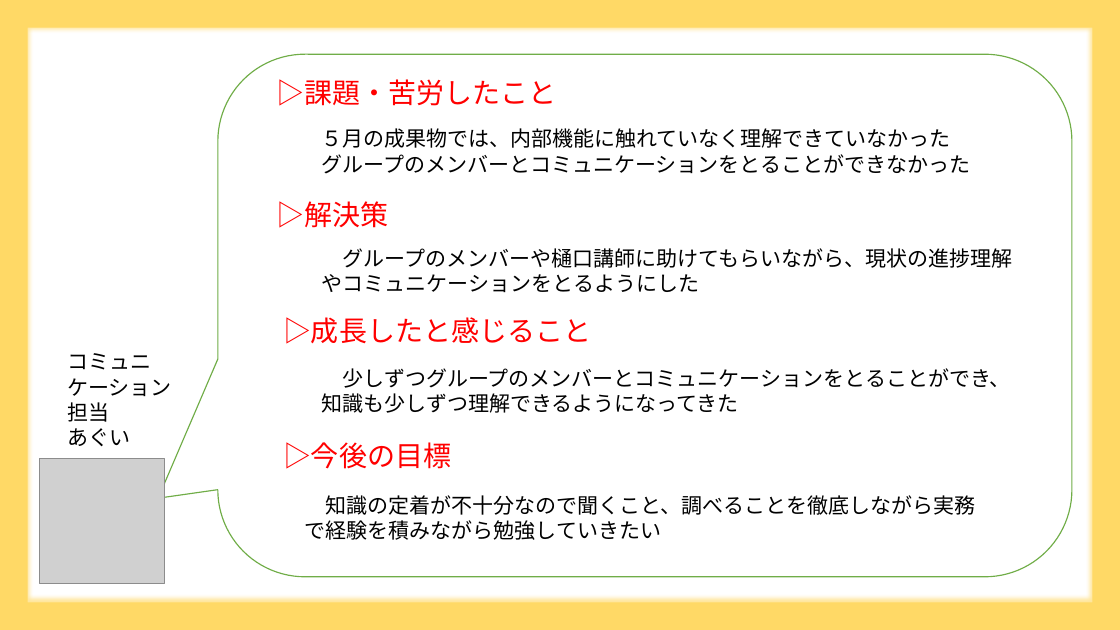
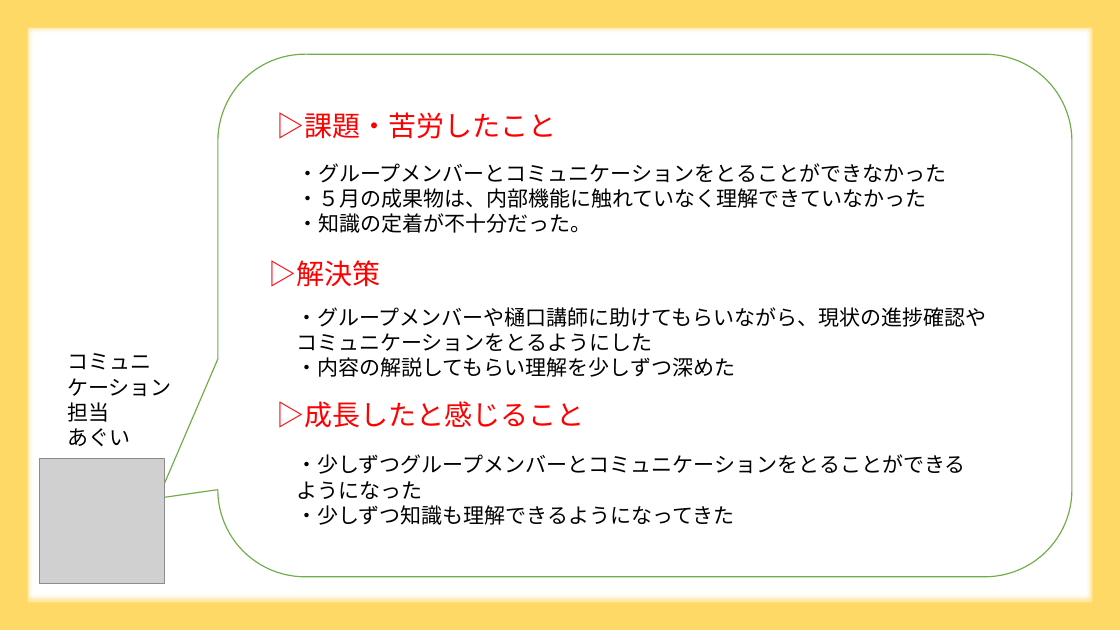
Before and after one commit to DOJO-2021/A-1, a slide deck: slide 15 of document/成果発表_平和島.pptx (slide 16 before the commit). Drawn at 1120x630 pixels with LibreOffice and Linux fonts; fonts in the diff are those of the drawing; grey boxes stand for pictures. Boxes give left, top, right and bottom in pixels: in the first picture for what was removed or moved away, otherwise in the second. Text is boxed around its words. In the diff, an @@ line names an element or a change of style, - is before the commit and + after.

```diff
--- a/document/成果発表_平和島.pptx
+++ b/document/成果発表_平和島.pptx
@@ text "▷課題・苦労したこと": place and size @@
-text "▷課題・苦労したこと" at <box>277,79,557,106</box>
+text "▷課題・苦労したこと" at <box>277,112,557,139</box>
@@ text at <box>297,163,946,233</box>: text changed @@
-５月の成果物では、内部機能に触れていなく理解できていなかった
-グループのメンバーとコミュニケーションをとることができなかった
+・グループメンバーとコミュニケーションをとることができなかった
+・５月の成果物は、内部機能に触れていなく理解できていなかった
+・知識の定着が不十分だった。
@@ text "▷解決策": place and size @@
-text "▷解決策" at <box>277,201,389,228</box>
+text "▷解決策" at <box>268,260,380,287</box>
@@ text at <box>296,307,987,377</box>: text changed @@
-グループのメンバーや樋口講師に助けてもらいながら、現状の進捗理解やコミュニケーションをとるようにした
+・グループメンバーや樋口講師に助けてもらいながら、現状の進捗確認やコミュニケーションをとるようにした
+・内容の解説してもらい理解を少しずつ深めた
@@ text "▷成長したと感じること": place and size @@
-text "▷成長したと感じること" at <box>283,317,591,344</box>
+text "▷成長したと感じること" at <box>277,401,585,428</box>
@@ text removed at <box>283,442,451,469</box> @@
-▷今後の目標
@@ text at <box>296,454,965,525</box>: text changed @@
-少しずつグループのメンバーとコミュニケーションをとることができ、知識も少しずつ理解できるようになってきた
+・少しずつグループメンバーとコミュニケーションをとることができるようになった
+・少しずつ知識も理解できるようになってきた
@@ text removed at <box>305,495,976,540</box> @@
-知識の定着が不十分なので聞くこと、調べることを徹底しながら実務で経験を積みながら勉強していきたい
```
Also in this commit, not shown: 11 other slides changed.
